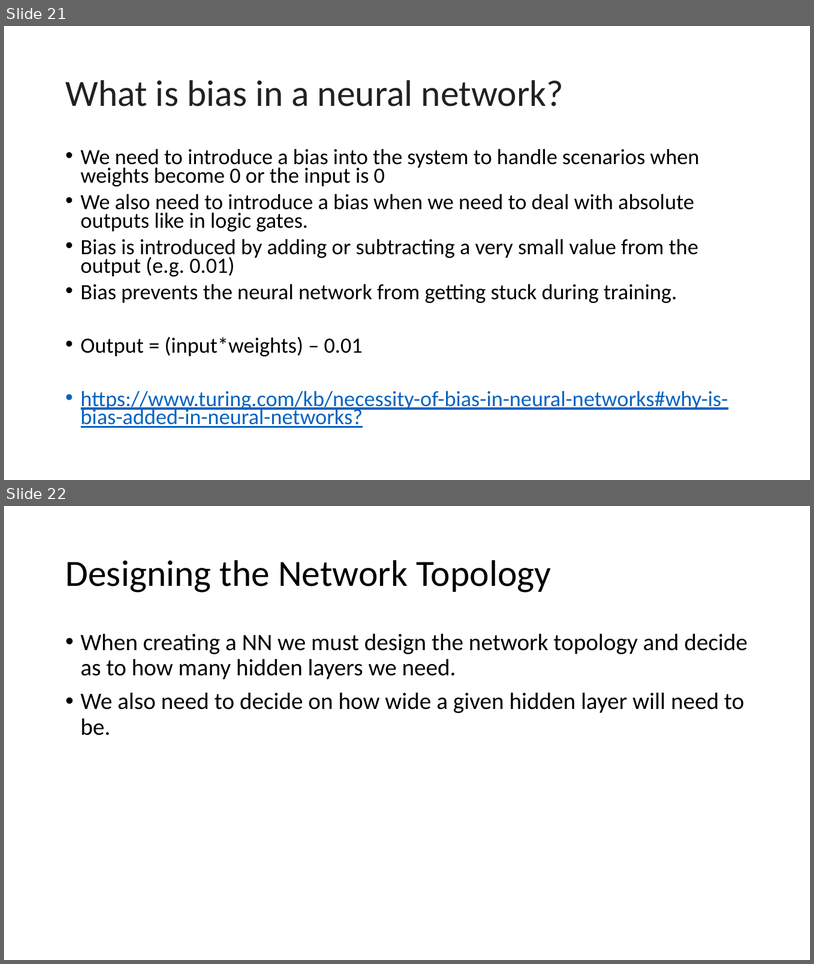
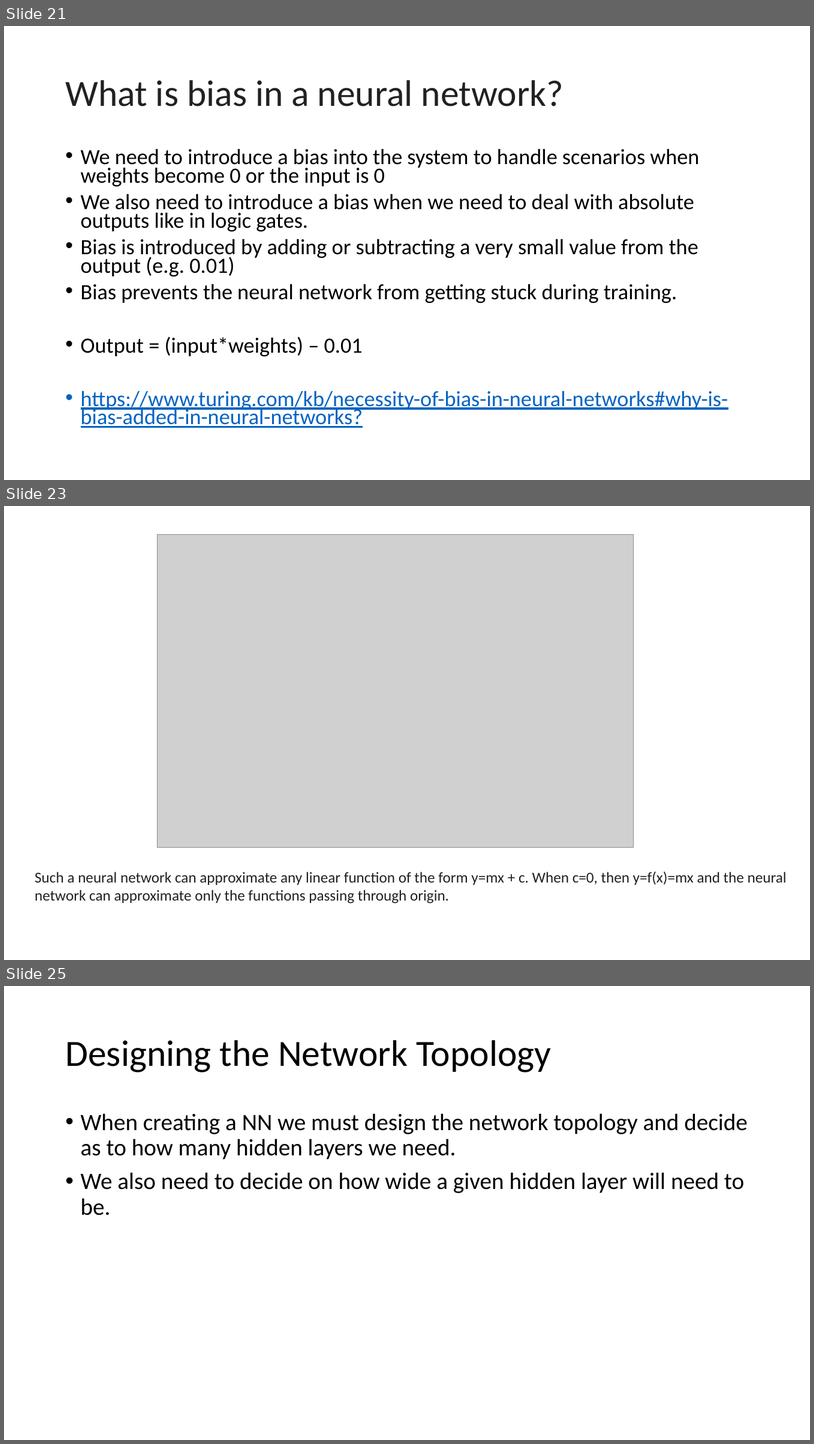
Before and after one commit to mustafa-behrainwala/simpleNN, a slide deck: Introduction To Neural Networks and AI.pptx. Shown one above the other, each under a label of ours: slides 21 and 22 before the commit, slides 21, 23 and 25 after it; the slides between them are not shown. The pictures are 814x964 and 814x1444 pixels, drawn with LibreOffice and Linux fonts; fonts in the diff are those of the drawing; grey boxes stand for pictures. Boxes give left, top, right and bottom in pixels: in the first picture for what was removed or moved away, otherwise in the second. Text is boxed around its words. In the diff, an @@ line names an element or a change of style, - is before the commit and + after.

```diff
--- a/Introduction To Neural Networks and AI.pptx
+++ b/Introduction To Neural Networks and AI.pptx
@@ slide 23 added at bbox=[4, 506, 810, 960], background #FFFFFF @@
@@ picture added at bbox=[157, 534, 634, 847] @@
@@ text added at bbox=[35, 871, 787, 903], 18 pt, text #212121 @@
+Such a neural network can approximate any linear function of the form y=mx + c. When c=0, then y=f(x)=mx and the neural network can approximate only the functions passing through origin.
@@ what was slide 22 is now slide 25 @@
```
Also in this commit, not shown: 2 other slides added.
